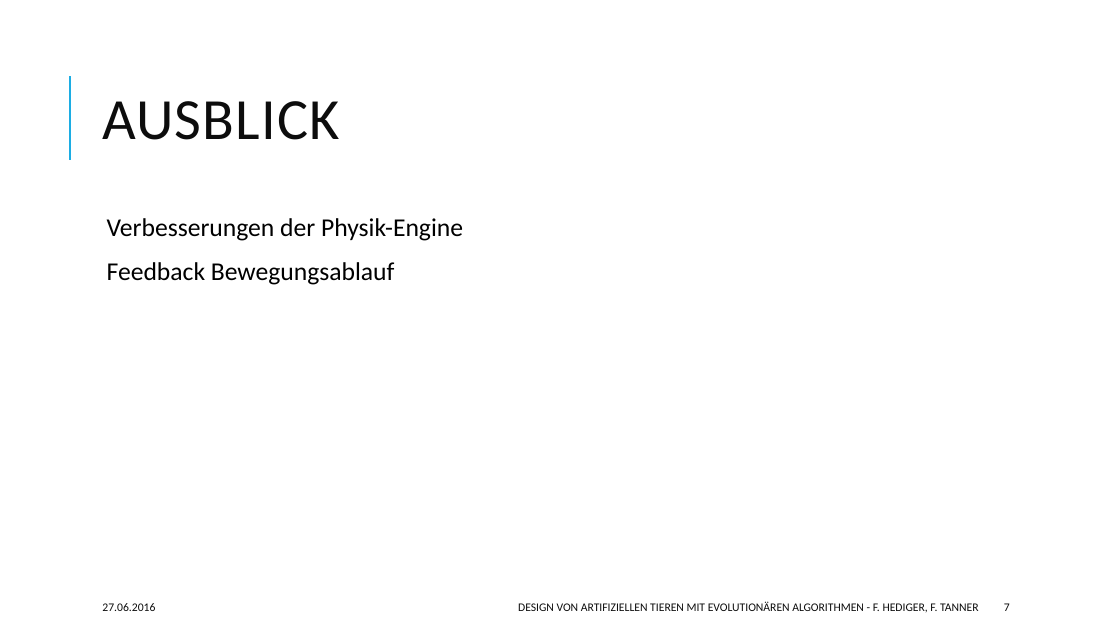
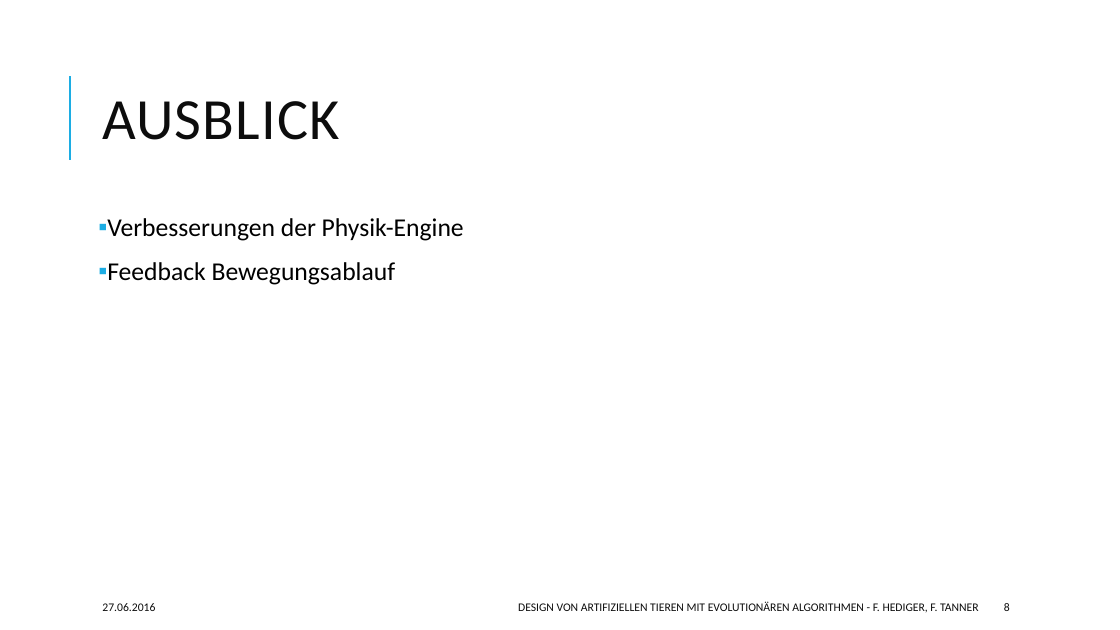
Before and after one commit to hedigerf/evolut, a slide deck: slide 8 of evolutdoc/presentation.pptx (slide 7 before the commit). Drawn at 1120x630 pixels with LibreOffice and Linux fonts; fonts in the diff are those of the drawing. Boxes give left, top, right and bottom in pixels: in the first picture for what was removed or moved away, otherwise in the second. Text is boxed around its words. In the diff, an @@ line names an element or a change of style, - is before the commit and + after.

```diff
--- a/evolutdoc/presentation.pptx
+++ b/evolutdoc/presentation.pptx
@@ text "Verbesserungen der Physik-Engine" at [107, 218, 464, 285]: bullet   to ▪ @@
@@ page number at [1004, 603, 1010, 611]: text changed @@
-7
+8
```
Also in this commit, not shown: 2 other slides changed, 1 slide added.
